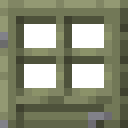
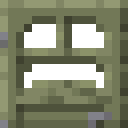
Two versions of the same layered image (128px x 128px). Layer-by-layer changes:
painted on "oak_door_top.png" over [16, 16, 112, 96]
